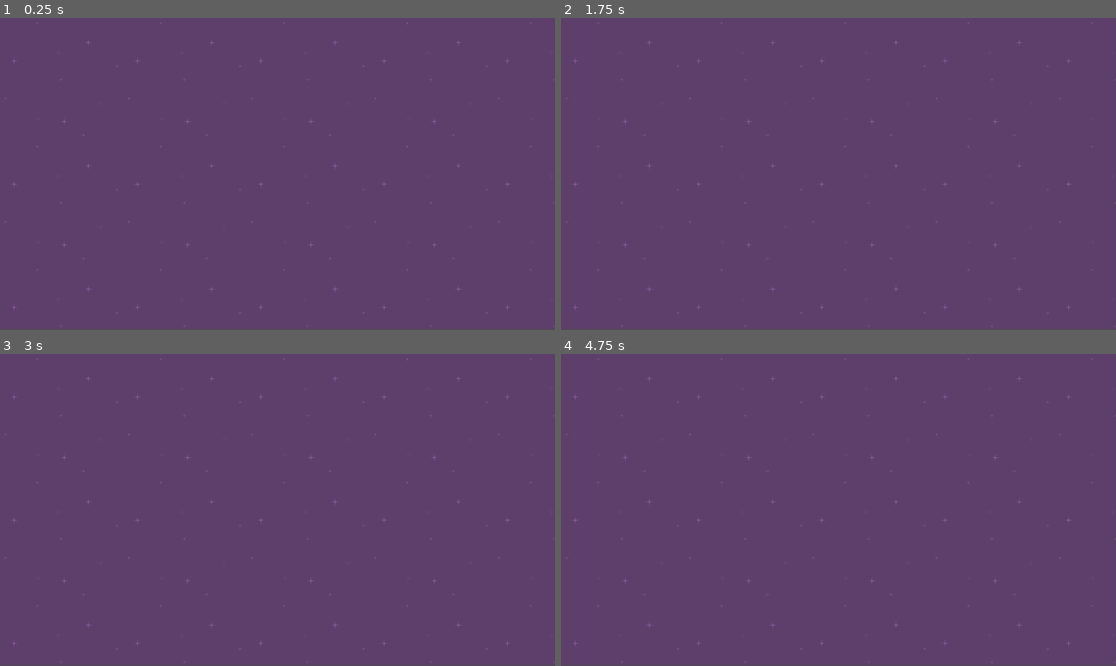
Above: before the commit, frames 1-4 (two rows, left to right).
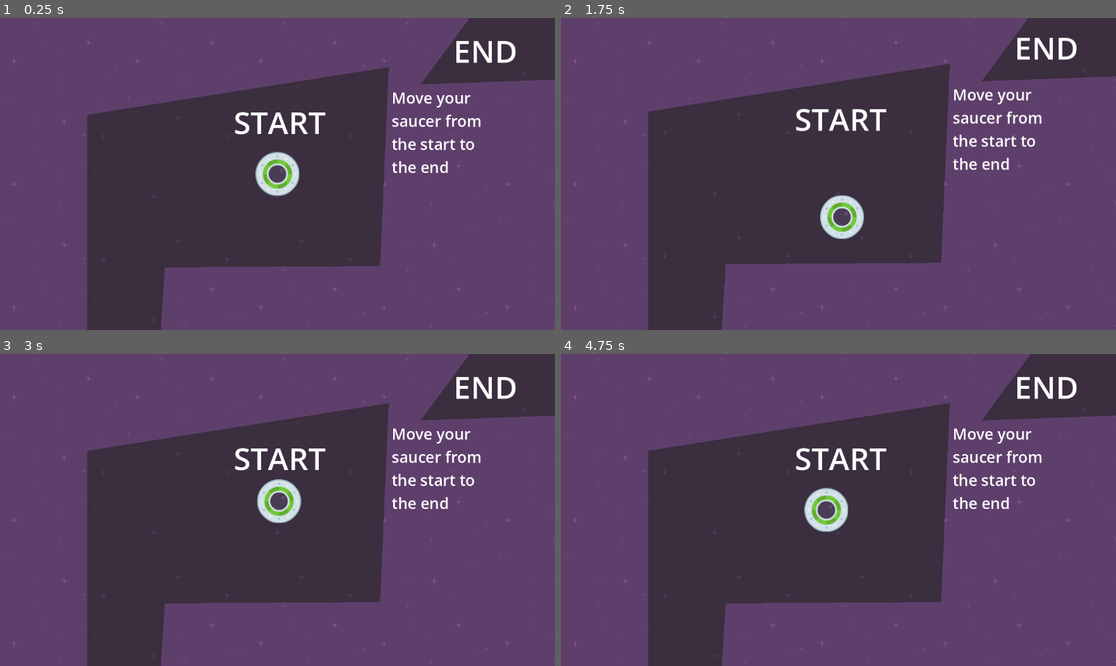
Above: after the commit, the same moments.

Repository: wrchipman/SpeedySaucer
Game: Godot game, scene res://Scenes/level_1.tscn
Two runs of this game, one before a commit and one after it. Both use one fixed random seed, a clock stepped at 60 frames per second and the inputs below.
Inputs:
- Up to frame 1 (0.25 s): no input
- Up to frame 2 (1.75 s): tap Enter at 0.5 s; hold D (move_right, bound only after the commit) 0.53-1.28 s; hold S (move_down, bound only after the commit) from 1.28 s (still down)
- Up to frame 3 (3 s): release S (move_down, bound only after the commit) at 2.03 s; hold D (move_right, bound only after the commit) 2.03-2.78 s; hold W (move_up, bound only after the commit) from 2.78 s (still down)
- Up to frame 4 (4.75 s): release W (move_up, bound only after the commit) at 3.53 s; hold A (move_left, bound only after the commit) from 3.53 s (still down)

The runs differ from the first frame. In frame 1, 38% of the frame differs, in the area x 0-100%, y 0-100%; in frame 2, 38%; in frame 3, 38%; in frame 4, 38%.

Commit message:
completed basic game

Diff:
--- /dev/null
+++ b/Scenes/level.gd
@@ -0,0 +1,4 @@
+extends Node2D
+
+func _on_maze_body_exited(body):
+	get_tree().reload_current_scene()
--- a/Scenes/level_1.tscn
+++ b/Scenes/level_1.tscn
@@ -1,11 +1,71 @@
-[gd_scene load_steps=2 format=3 uid="uid://bd8idj8pp4113"]
+[gd_scene load_steps=7 format=3 uid="uid://bd8idj8pp4113"]
 
+[ext_resource type="Script" path="res://Scenes/level.gd" id="1_d2wtd"]
 [ext_resource type="Texture2D" uid="uid://iw35iwbxol8x" path="res://textures/purple.png" id="1_hixqo"]
+[ext_resource type="PackedScene" uid="uid://w4hsfhwnn3fq" path="res://Scenes/player.tscn" id="2_wtip8"]
+[ext_resource type="PackedScene" uid="uid://bvpgtent5302g" path="res://Scenes/maze.tscn" id="4_38ebw"]
+
+[sub_resource type="LabelSettings" id="LabelSettings_pc1q3"]
+font_size = 64
+
+[sub_resource type="LabelSettings" id="LabelSettings_a1f51"]
+font_size = 32
 
 [node name="Level1" type="Node2D"]
+script = ExtResource("1_d2wtd")
 
-[node name="Background" type="TextureRect" parent="."]
-offset_right = 1151.0
-offset_bottom = 646.0
+[node name="Graphics" type="Node" parent="."]
+
+[node name="CanvasLayer" type="CanvasLayer" parent="Graphics"]
+layer = -10
+
+[node name="Background" type="TextureRect" parent="Graphics/CanvasLayer"]
+z_index = -100
+anchors_preset = 15
+anchor_right = 1.0
+anchor_bottom = 1.0
+grow_horizontal = 2
+grow_vertical = 2
 texture = ExtResource("1_hixqo")
 stretch_mode = 1
+
+[node name="StartLabel" type="Label" parent="Graphics"]
+z_index = -5
+offset_left = 43.0
+offset_top = -240.0
+offset_right = 233.0
+offset_bottom = -152.0
+text = "START
+"
+label_settings = SubResource("LabelSettings_pc1q3")
+
+[node name="EndLabel" type="Label" parent="Graphics"]
+z_index = -5
+offset_left = 499.0
+offset_top = -388.0
+offset_right = 689.0
+offset_bottom = -300.0
+text = "END
+"
+label_settings = SubResource("LabelSettings_pc1q3")
+
+[node name="TutorialLabel" type="Label" parent="Graphics"]
+z_index = -5
+offset_left = 371.0
+offset_top = -269.0
+offset_right = 745.0
+offset_bottom = 547.0
+text = "Move your
+saucer from
+the start to
+the end
+"
+label_settings = SubResource("LabelSettings_a1f51")
+
+[node name="Player" parent="." instance=ExtResource("2_wtip8")]
+position = Vector2(134, -88)
+
+[node name="Maze" parent="." instance=ExtResource("4_38ebw")]
+z_index = -10
+
+[connection signal="body_exited" from="Maze" to="." method="_on_maze_body_exited"]
--- /dev/null
+++ b/Scenes/maze.tscn
@@ -0,0 +1,13 @@
+[gd_scene load_steps=2 format=3 uid="uid://bvpgtent5302g"]
+
+[ext_resource type="Texture2D" uid="uid://chelpeoau37ki" path="res://textures/darkPurple.png" id="1_tr5h7"]
+
+[node name="Maze" type="Area2D"]
+
+[node name="CollisionPolygon2D" type="CollisionPolygon2D" parent="."]
+polygon = PackedVector2Array(-261, -211, -261, 562, 140, 843, 1018, 834, 1003, 100, 1629, -217, 1611, -784, 955, -427, 772, -715, 593, -493, 431, -274, 925, -292, 1513, -601, 1533, -316, 964, -11, 787, 76, 853, 715, 182, 721, -124, 484, -100, 106, 347, 103, 365, -310)
+
+[node name="Polygon2D" type="Polygon2D" parent="."]
+texture_repeat = 2
+texture = ExtResource("1_tr5h7")
+polygon = PackedVector2Array(-261, -211, -261, 562, 140, 843, 1018, 834, 1003, 100, 1629, -217, 1611, -784, 955, -427, 772, -715, 593, -493, 431, -274, 925, -292, 1513, -601, 1533, -316, 964, -11, 787, 76, 853, 715, 182, 721, -124, 484, -100, 106, 347, 103, 365, -310)
--- /dev/null
+++ b/Scenes/player.gd
@@ -0,0 +1,12 @@
+extends RigidBody2D
+const force = 1000
+
+func _physics_process(_delta):
+	if Input.is_action_pressed("move_right"):
+		apply_force(Vector2(force, 0))
+	if Input.is_action_pressed("move_left"):
+		apply_force(Vector2(-force, 0))
+	if Input.is_action_pressed("move_down"):
+		apply_force(Vector2(0, force))
+	if Input.is_action_pressed("move_up"):
+		apply_force(Vector2(0, -force))
--- a/Scenes/player.tscn
+++ b/Scenes/player.tscn
@@ -1,16 +1,27 @@
-[gd_scene load_steps=3 format=3 uid="uid://w4hsfhwnn3fq"]
+[gd_scene load_steps=4 format=3 uid="uid://w4hsfhwnn3fq"]
 
 [ext_resource type="Texture2D" uid="uid://clu5jtlda038s" path="res://textures/ufoGreen.png" id="1_na0bh"]
+[ext_resource type="Script" path="res://Scenes/player.gd" id="1_rhqol"]
 
 [sub_resource type="CircleShape2D" id="CircleShape2D_5cphd"]
-radius = 45.0999
+radius = 21.095
 
 [node name="Player" type="RigidBody2D"]
 position = Vector2(582, 109)
 gravity_scale = 0.0
+script = ExtResource("1_rhqol")
 
 [node name="Sprite2D" type="Sprite2D" parent="."]
 texture = ExtResource("1_na0bh")
 
 [node name="CollisionShape2D" type="CollisionShape2D" parent="."]
 shape = SubResource("CircleShape2D_5cphd")
+
+[node name="Camera2D" type="Camera2D" parent="."]
+limit_left = -500
+limit_top = -1000
+limit_right = 2000
+limit_bottom = 1000
+position_smoothing_enabled = true
+drag_horizontal_enabled = true
+drag_vertical_enabled = true
--- a/project.godot
+++ b/project.godot
@@ -14,3 +14,39 @@
 run/main_scene="res://Scenes/level_1.tscn"
 config/features=PackedStringArray("4.2", "Forward Plus")
 config/icon="res://icon.svg"
+
+[editor]
+
+version_control/plugin_name="GitPlugin"
+version_control/autoload_on_startup=true
+
+[input]
+
+move_right={
+"deadzone": 0.5,
+"events": [Object(InputEventKey,"resource_local_to_scene":false,"resource_name":"","device":-1,"window_id":0,"alt_pressed":false,"shift_pressed":false,"ctrl_pressed":false,"meta_pressed":false,"pressed":false,"keycode":0,"physical_keycode":68,"key_label":0,"unicode":100,"echo":false,"script":null)
+, Object(InputEventJoypadMotion,"resource_local_to_scene":false,"resource_name":"","device":-1,"axis":0,"axis_value":1.0,"script":null)
+, Object(InputEventKey,"resource_local_to_scene":false,"resource_name":"","device":0,"window_id":0,"alt_pressed":false,"shift_pressed":false,"ctrl_pressed":false,"meta_pressed":false,"pressed":false,"keycode":0,"physical_keycode":4194321,"key_label":0,"unicode":0,"echo":false,"script":null)
+]
+}
+move_left={
+"deadzone": 0.5,
+"events": [Object(InputEventKey,"resource_local_to_scene":false,"resource_name":"","device":-1,"window_id":0,"alt_pressed":false,"shift_pressed":false,"ctrl_pressed":false,"meta_pressed":false,"pressed":false,"keycode":0,"physical_keycode":65,"key_label":0,"unicode":97,"echo":false,"script":null)
+, Object(InputEventJoypadMotion,"resource_local_to_scene":false,"resource_name":"","device":-1,"axis":0,"axis_value":-1.0,"script":null)
+, Object(InputEventKey,"resource_local_to_scene":false,"resource_name":"","device":-1,"window_id":0,"alt_pressed":false,"shift_pressed":false,"ctrl_pressed":false,"meta_pressed":false,"pressed":false,"keycode":0,"physical_keycode":4194319,"key_label":0,"unicode":0,"echo":false,"script":null)
+]
+}
+move_up={
+"deadzone": 0.5,
+"events": [Object(InputEventKey,"resource_local_to_scene":false,"resource_name":"","device":-1,"window_id":0,"alt_pressed":false,"shift_pressed":false,"ctrl_pressed":false,"meta_pressed":false,"pressed":false,"keycode":0,"physical_keycode":87,"key_label":0,"unicode":119,"echo":false,"script":null)
+, Object(InputEventKey,"resource_local_to_scene":false,"resource_name":"","device":-1,"window_id":0,"alt_pressed":false,"shift_pressed":false,"ctrl_pressed":false,"meta_pressed":false,"pressed":false,"keycode":0,"physical_keycode":4194320,"key_label":0,"unicode":0,"echo":false,"script":null)
+, Object(InputEventJoypadMotion,"resource_local_to_scene":false,"resource_name":"","device":-1,"axis":1,"axis_value":-1.0,"script":null)
+]
+}
+move_down={
+"deadzone": 0.5,
+"events": [Object(InputEventKey,"resource_local_to_scene":false,"resource_name":"","device":-1,"window_id":0,"alt_pressed":false,"shift_pressed":false,"ctrl_pressed":false,"meta_pressed":false,"pressed":false,"keycode":0,"physical_keycode":83,"key_label":0,"unicode":115,"echo":false,"script":null)
+, Object(InputEventKey,"resource_local_to_scene":false,"resource_name":"","device":-1,"window_id":0,"alt_pressed":false,"shift_pressed":false,"ctrl_pressed":false,"meta_pressed":false,"pressed":false,"keycode":0,"physical_keycode":4194322,"key_label":0,"unicode":0,"echo":false,"script":null)
+, Object(InputEventJoypadMotion,"resource_local_to_scene":false,"resource_name":"","device":-1,"axis":1,"axis_value":1.0,"script":null)
+]
+}
Not shown, added: export_presets.cfg
Not shown, added: SpeedySaucer.pck
